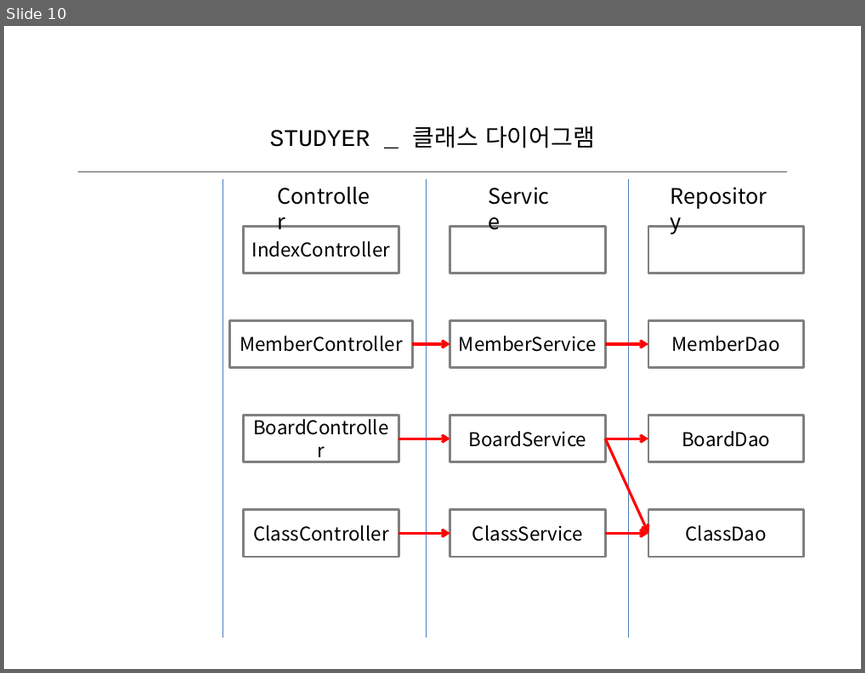
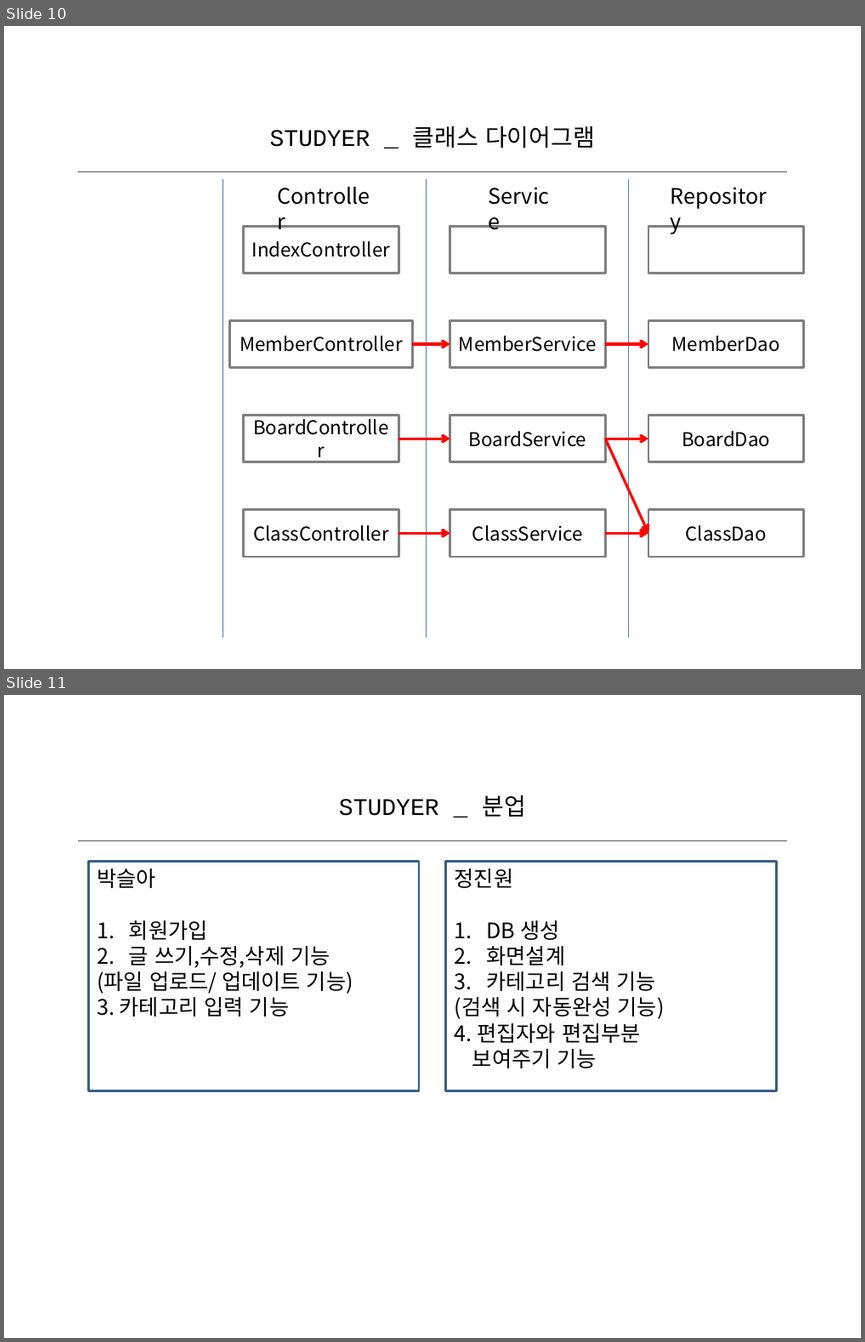
Before and after one commit to jwonjg/studyer_project, a slide deck: doc/studyer_project.pptx. Shown one above the other, each under a label of ours: slide 10 before the commit, slides 10 and 11 after it. The pictures are 865x673 and 865x1342 pixels, drawn with LibreOffice and Linux fonts; fonts in the diff are those of the drawing. Boxes give left, top, right and bottom in pixels: in the first picture for what was removed or moved away, otherwise in the second. Text is boxed around its words. In the diff, an @@ line names an element or a change of style, - is before the commit and + after.

Commit message:
사소한 에러 수정중 파일 교환

```diff
--- a/doc/studyer_project.pptx
+++ b/doc/studyer_project.pptx
@@ slide 11 added at [4,695,861,1338], background #FFFFFF @@
@@ text added at [339,794,526,817], 20 pt, text #000000 @@
+STUDYER _ 분업
@@ line added from (79, 840) to (786, 840), #595959 0.75 pt @@
@@ rectangle added at [88,862,419,1091], outline #3A5F8C 2 pt, 18 pt, text #000000 @@
+박슬아
+1. 회원가입
+2. 글 쓰기,수정,삭제 기능
+(파일 업로드/ 업데이트 기능)
+3. 카테고리 입력 기능
@@ rectangle added at [446,862,777,1091], outline #3A5F8C 2 pt, 18 pt, text #000000 @@
+정진원
+1. DB 생성
+2. 화면설계
+3. 카테고리 검색 기능
+(검색 시 자동완성 기능)
+4. 편집자와 편집부분
+보여주기 기능
```
Also in this commit, not shown: 3 other slides added, 1 slide removed, 1 other file.
